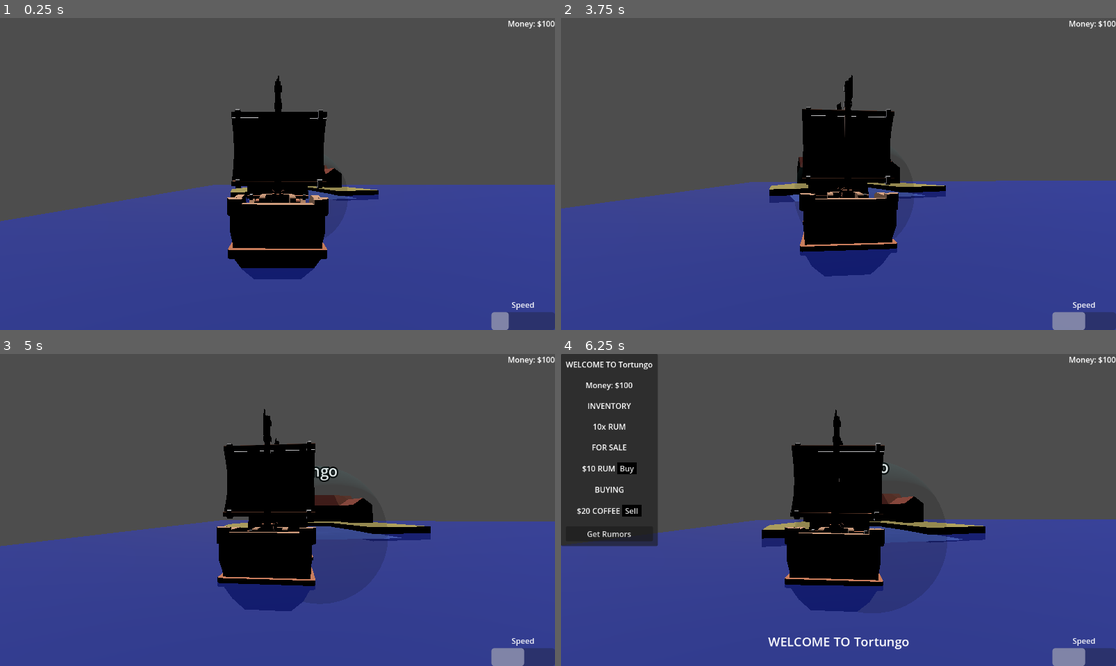
Above: before the commit, frames 1-4 (two rows, left to right).
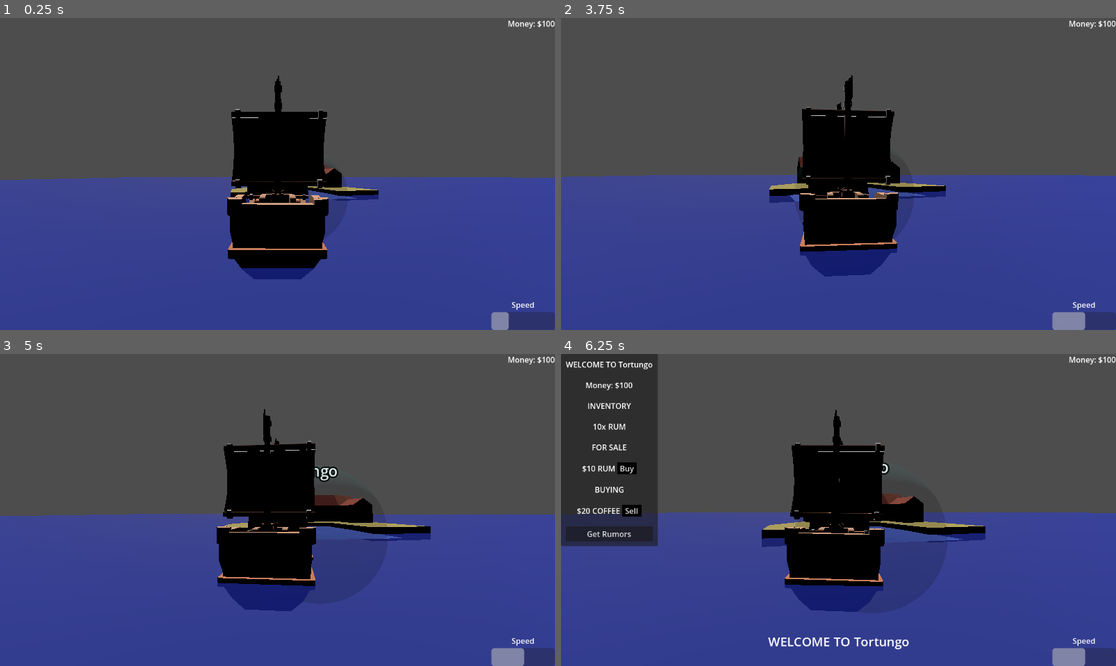
Above: after the commit, the same moments.

Repository: josephshell/UnnamedSailingGame
Game: Godot game, scene res://scenes/Main.tscn
Same seed, same stepped clock (60 frames per second), same inputs: the game is played once before the commit and once after it.
Inputs (mouse positions are in pixels of both pictures, inside the frame that each line leads up to):
- Up to frame 1 (0.25 s): no input
- Up to frame 2 (3.75 s): move the mouse to (866, 174) at 0.52 s; hold E (interact) 0.53-1.28 s; hold W (move_forward) from 0.53 s (still down); tap Space (jump) at 0.77, 1.52, 3.02 s; move the mouse to (810, 174) at 1.27 s; tap E (interact) at 1.35, 2.85 s; move the mouse to (849, 167) at 2.02 s; hold E (interact) 2.03-2.78 s; move the mouse to (832, 180) at 2.77 s; move the mouse to (877, 177) at 3.52 s; hold E (interact) from 3.53 s (still down)
- Up to frame 3 (5 s): keep holding W (move_forward); tap Space (jump) at 3.77, 4.52 s; move the mouse to (233, 506) at 4.27 s; release E (interact) at 4.28 s; tap E (interact) at 4.35 s
- Up to frame 4 (6.25 s): move the mouse to (844, 510) at 5.02 s; hold E (interact) 5.03-5.78 s; move the mouse to (755, 432) at 5.77 s; release W (move_forward) at 5.78 s; hold D (move_right) from 5.78 s (still down); tap E (interact) at 5.85 s; tap Space (jump) at 6.02 s

The runs differ from the first frame. In frame 1, 4.1% of the frame differs, in the area x 0-100%, y 51-66%; in frame 2, 3.1%; in frame 3, 3.1%; in frame 4, 2.5%.

Commit message:
Added some basic mountains and moved the ports

Diff:
--- a/scenes/Main.tscn
+++ b/scenes/Main.tscn
@@ -17,10 +17,13 @@
 
 [sub_resource type="PlaneMesh" id="PlaneMesh_3203q"]
 material = SubResource("StandardMaterial3D_etftv")
-size = Vector2(300, 300)
+size = Vector2(1000, 1000)
 
 [sub_resource type="PrismMesh" id="PrismMesh_w45kc"]
 size = Vector3(39.25, 100, 30.105)
+
+[sub_resource type="ConcavePolygonShape3D" id="ConcavePolygonShape3D_lhr70"]
+data = PackedVector3Array(0, 50, 15.0525, 19.625, -50, 15.0525, -19.625, -50, 15.0525, 0, 50, -15.0525, -19.625, -50, -15.0525, 19.625, -50, -15.0525, 0, 50, 15.0525, 0, 50, -15.0525, 19.625, -50, 15.0525, 0, 50, -15.0525, 19.625, -50, -15.0525, 19.625, -50, 15.0525, 0, 50, -15.0525, 0, 50, 15.0525, -19.625, -50, -15.0525, 0, 50, 15.0525, -19.625, -50, 15.0525, -19.625, -50, -15.0525, -19.625, -50, 15.0525, 19.625, -50, 15.0525, -19.625, -50, -15.0525, 19.625, -50, 15.0525, 19.625, -50, -15.0525, -19.625, -50, -15.0525)
 
 [node name="Main" type="Node3D" unique_id=51395407]
 script = ExtResource("1_fp6jq")
@@ -55,9 +58,41 @@
 
 [node name="Environment" type="Node3D" parent="." unique_id=1378796581]
 
-[node name="MeshInstance3D" type="MeshInstance3D" parent="Environment" unique_id=1168632938]
+[node name="Mountain" type="MeshInstance3D" parent="Environment" unique_id=1168632938]
 transform = Transform3D(1, 0, 0, 0, 1, 0, 0, 0, 1, -58.982964, 40.252243, -84.32513)
 mesh = SubResource("PrismMesh_w45kc")
+
+[node name="StaticBody3D" type="StaticBody3D" parent="Environment/Mountain" unique_id=656777698]
+
+[node name="CollisionShape3D" type="CollisionShape3D" parent="Environment/Mountain/StaticBody3D" unique_id=7558707]
+shape = SubResource("ConcavePolygonShape3D_lhr70")
+
+[node name="Mountain2" type="MeshInstance3D" parent="Environment" unique_id=1515276509]
+transform = Transform3D(1, 0, 0, 0, 1, 0, 0, 0, 1, 30.249985, 40.252228, -43.95278)
+mesh = SubResource("PrismMesh_w45kc")
+
+[node name="StaticBody3D" type="StaticBody3D" parent="Environment/Mountain2" unique_id=1314547613]
+
+[node name="CollisionShape3D" type="CollisionShape3D" parent="Environment/Mountain2/StaticBody3D" unique_id=1338017743]
+shape = SubResource("ConcavePolygonShape3D_lhr70")
+
+[node name="Mountain3" type="MeshInstance3D" parent="Environment" unique_id=808858141]
+transform = Transform3D(1, 0, 0, 0, 1, 0, 0, 0, 1, -160.37021, 40.252243, -35.76037)
+mesh = SubResource("PrismMesh_w45kc")
+
+[node name="StaticBody3D" type="StaticBody3D" parent="Environment/Mountain3" unique_id=989138802]
+
+[node name="CollisionShape3D" type="CollisionShape3D" parent="Environment/Mountain3/StaticBody3D" unique_id=1656009655]
+shape = SubResource("ConcavePolygonShape3D_lhr70")
+
+[node name="Mountain4" type="MeshInstance3D" parent="Environment" unique_id=675797256]
+transform = Transform3D(1, 0, 0, 0, 1, 0, 0, 0, 1, -49.309853, 40.252243, 43.26127)
+mesh = SubResource("PrismMesh_w45kc")
+
+[node name="StaticBody3D" type="StaticBody3D" parent="Environment/Mountain4" unique_id=1405389563]
+
+[node name="CollisionShape3D" type="CollisionShape3D" parent="Environment/Mountain4/StaticBody3D" unique_id=1665072715]
+shape = SubResource("ConcavePolygonShape3D_lhr70")
 
 [node name="PlayerTradeInventory" type="Node" parent="." unique_id=1408920106]
 unique_name_in_owner = true
@@ -98,7 +133,7 @@
 metadata/_custom_type_script = "uid://0130vi54b4dc"
 
 [node name="CaféLoca" parent="TradingPostContainer" unique_id=221879639 node_paths=PackedStringArray("trade_inventory") instance=ExtResource("4_qawyw")]
-transform = Transform3D(1, 0, 0, 0, 1, 0, 0, 0, 1, 123.86626, -7.6293945e-06, -87.79325)
+transform = Transform3D(0.3011386, 0, 0.9535804, 0, 1, 0, -0.9535804, 0, 0.3011386, -188.62154, -7.6293945e-06, -178.10767)
 trading_post_name = "CaféLoca"
 trade_inventory = NodePath("TradeInventory")
 
